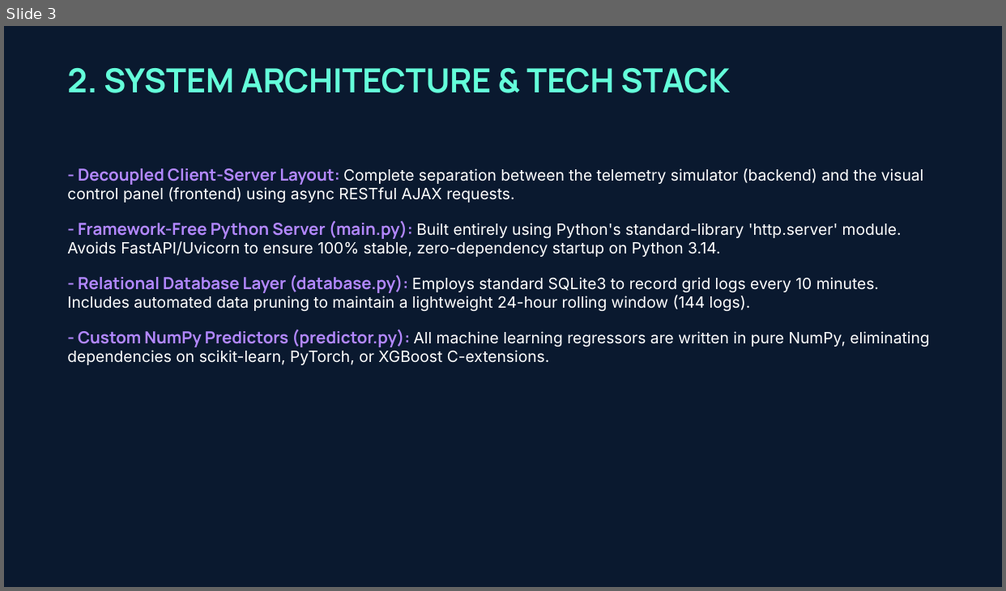
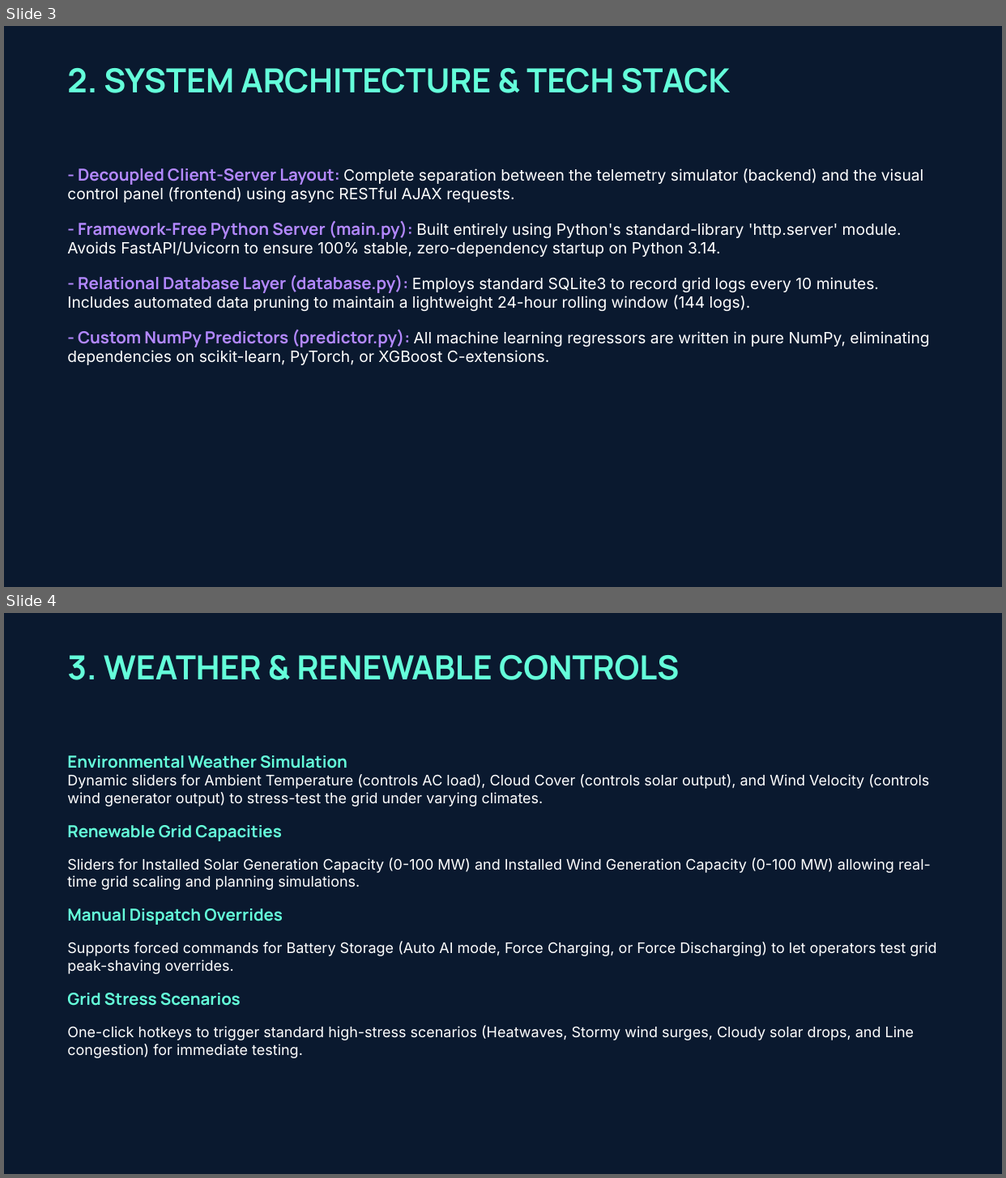
Before and after one commit to shikhasrivastava0574-afk/Smart-Grid-Sync, a slide deck: smart_grid_sync_final_presentation.pptx. Shown one above the other, each under a label of ours: slide 3 before the commit, slides 3 and 4 after it. The pictures are 1006x591 and 1006x1178 pixels, drawn with LibreOffice and Linux fonts; fonts in the diff are those of the drawing. Boxes give left, top, right and bottom in pixels: in the first picture for what was removed or moved away, otherwise in the second. Text is boxed around its words. In the diff, an @@ line names an element or a change of style, - is before the commit and + after.

Commit message:
feat: add renewable capacity sliders in control room and update presentation slide deck

```diff
--- a/smart_grid_sync_final_presentation.pptx
+++ b/smart_grid_sync_final_presentation.pptx
@@ slide 4 added at [4, 613, 1002, 1174], background #0A192F @@
@@ text added at [67, 655, 679, 680], 32 pt, text #64FFDA, bold @@
+3. WEATHER & RENEWABLE CONTROLS
@@ text added at [67, 756, 936, 1059], 14 pt, text #FFFFFF @@
+Environmental Weather Simulation
+Dynamic sliders for Ambient Temperature (controls AC load), Cloud Cover (controls solar output), and Wind Velocity (controls wind generator output) to stress-test the grid under varying climates.
+Renewable Grid Capacities
+Sliders for Installed Solar Generation Capacity (0-100 MW) and Installed Wind Generation Capacity (0-100 MW) allowing real-time grid scaling and planning simulations.
+Manual Dispatch Overrides
+Supports forced commands for Battery Storage (Auto AI mode, Force Charging, or Force Discharging) to let operators test grid peak-shaving overrides.
+Grid Stress Scenarios
+One-click hotkeys to trigger standard high-stress scenarios (Heatwaves, Stormy wind surges, Cloudy solar drops, and Line congestion) for immediate testing.
```
Also in this commit, not shown: 7 slides changed, 5 other files.
